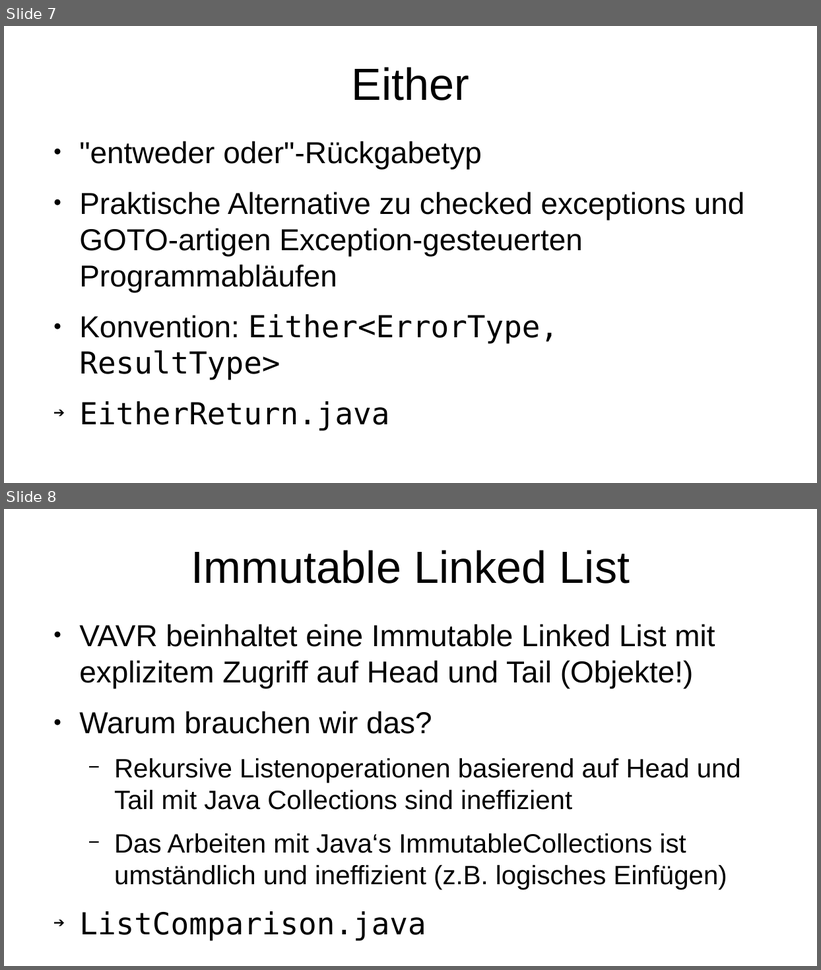
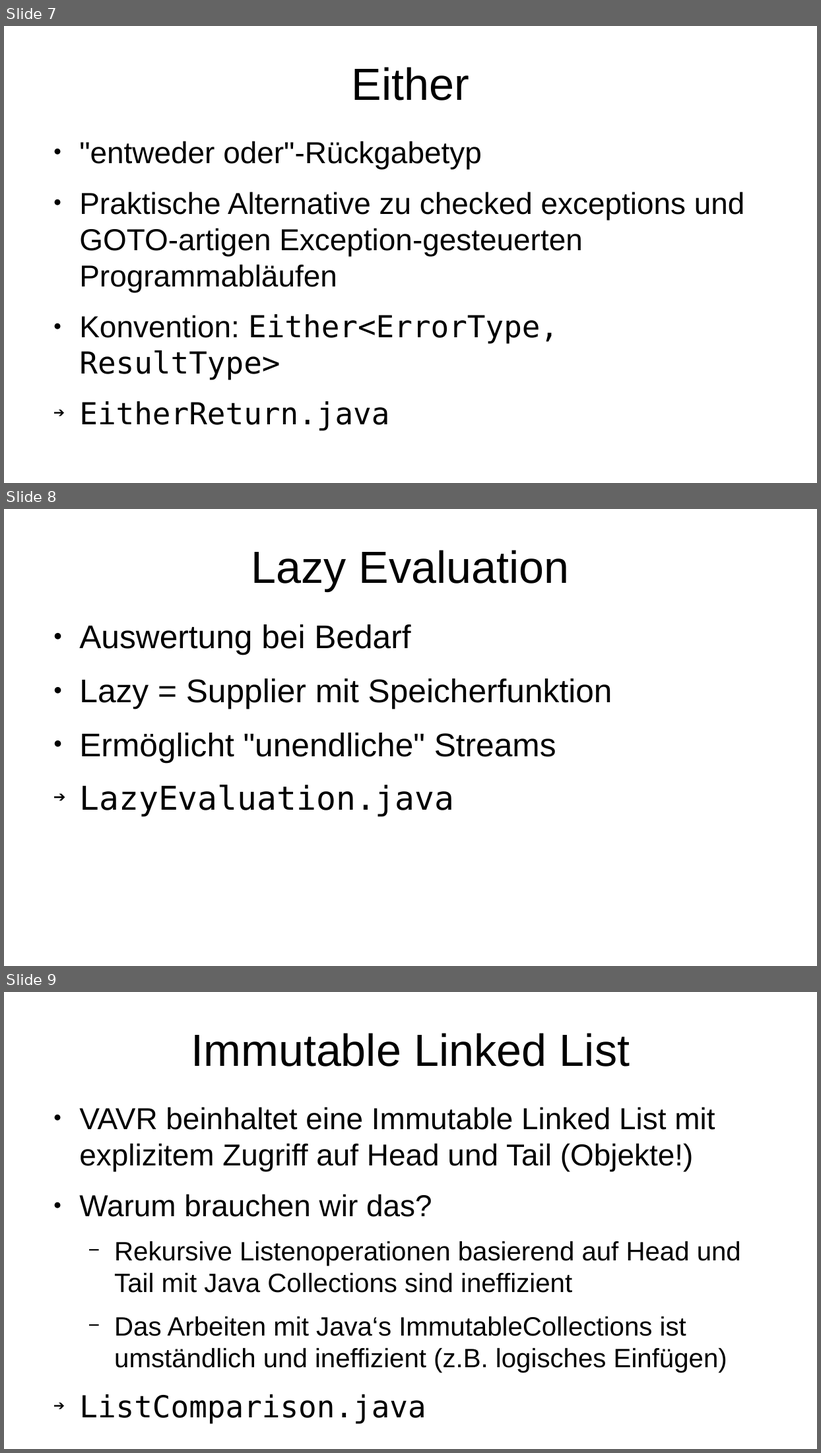
Before and after one commit to p3et/vavr-demo, a slide deck: coffee talk.odp. Shown one above the other, each under a label of ours: slides 7 and 8 before the commit, slides 7, 8 and 9 after it. The pictures are 821x970 and 821x1453 pixels, drawn with LibreOffice and Linux fonts; fonts in the diff are those of the drawing. Boxes give left, top, right and bottom in pixels: in the first picture for what was removed or moved away, otherwise in the second. Text is boxed around its words. In the diff, an @@ line names an element or a change of style, - is before the commit and + after.

Commit message:
lazy evaluation

```diff
--- a/coffee talk.odp
+++ b/coffee talk.odp
@@ slide 8 added at (x1=4, y1=509, x2=817, y2=966), background #FFFFFF @@
@@ title added at (x1=252, y1=550, x2=570, y2=591), 44 pt, text #000000 @@
+Lazy Evaluation
@@ text added at (x1=79, y1=625, x2=613, y2=817), 32 pt, text #000000 @@
+● Auswertung bei Bedarf
+● Lazy = Supplier mit Speicherfunktion
+● Ermöglicht "unendliche" Streams
+➔ LazyEvaluation.java
@@ what was slide 8 is now slide 9 @@
```
Also in this commit, not shown: 1 other file.
